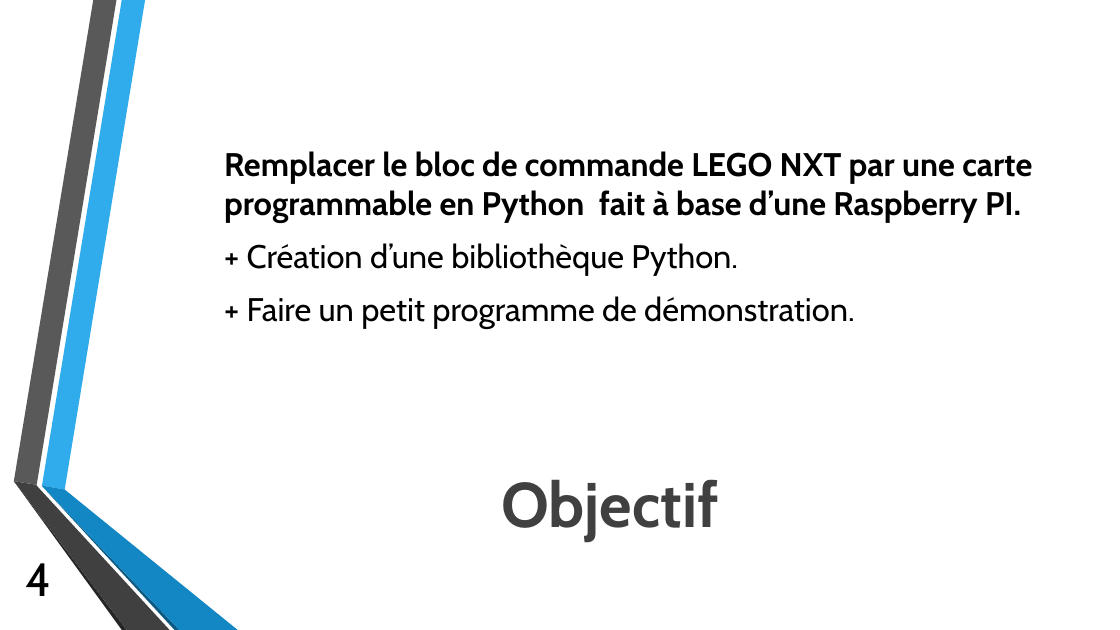
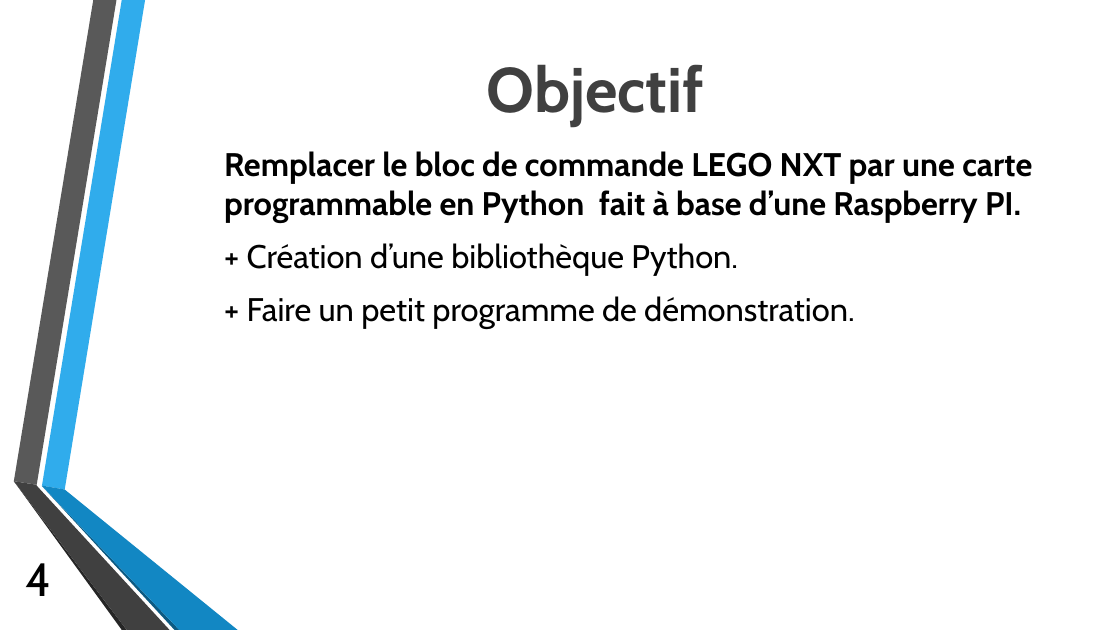
Before and after one commit to cbourree/CFM---Mindstorms, a slide deck: slide 4 of Diapo/V2_by_Ch.pptx. Drawn at 1120x630 pixels with LibreOffice and Linux fonts; fonts in the diff are those of the drawing; background and template pictures are left out. Boxes give left, top, right and bottom in pixels: in the first picture for what was removed or moved away, otherwise in the second. Text is boxed around its words. In the diff, an @@ line names an element or a change of style, - is before the commit and + after.

```diff
--- a/Diapo/V2_by_Ch.pptx
+++ b/Diapo/V2_by_Ch.pptx
@@ text "Objectif" moved from (x1=501, y1=479, x2=718, y2=542) to (x1=487, y1=64, x2=704, y2=127) @@
```
Also in this commit, not shown: 2 other files.
